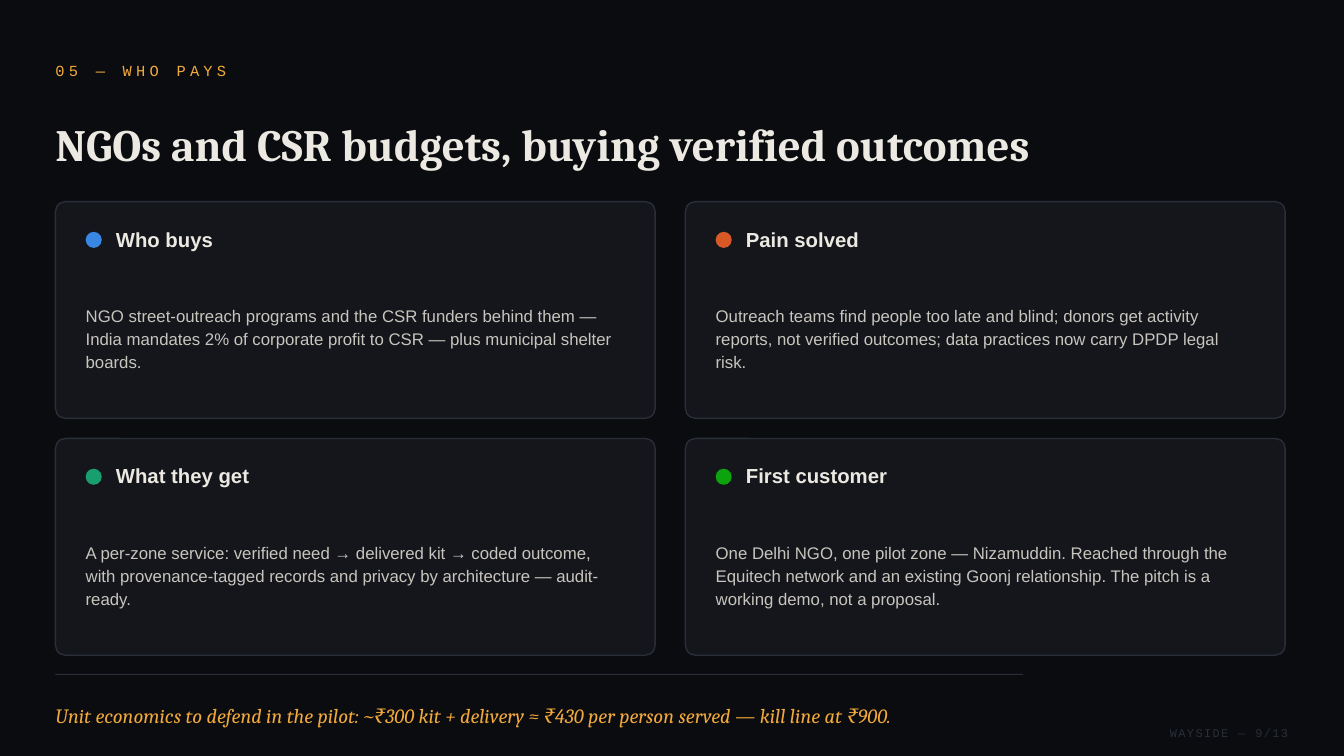
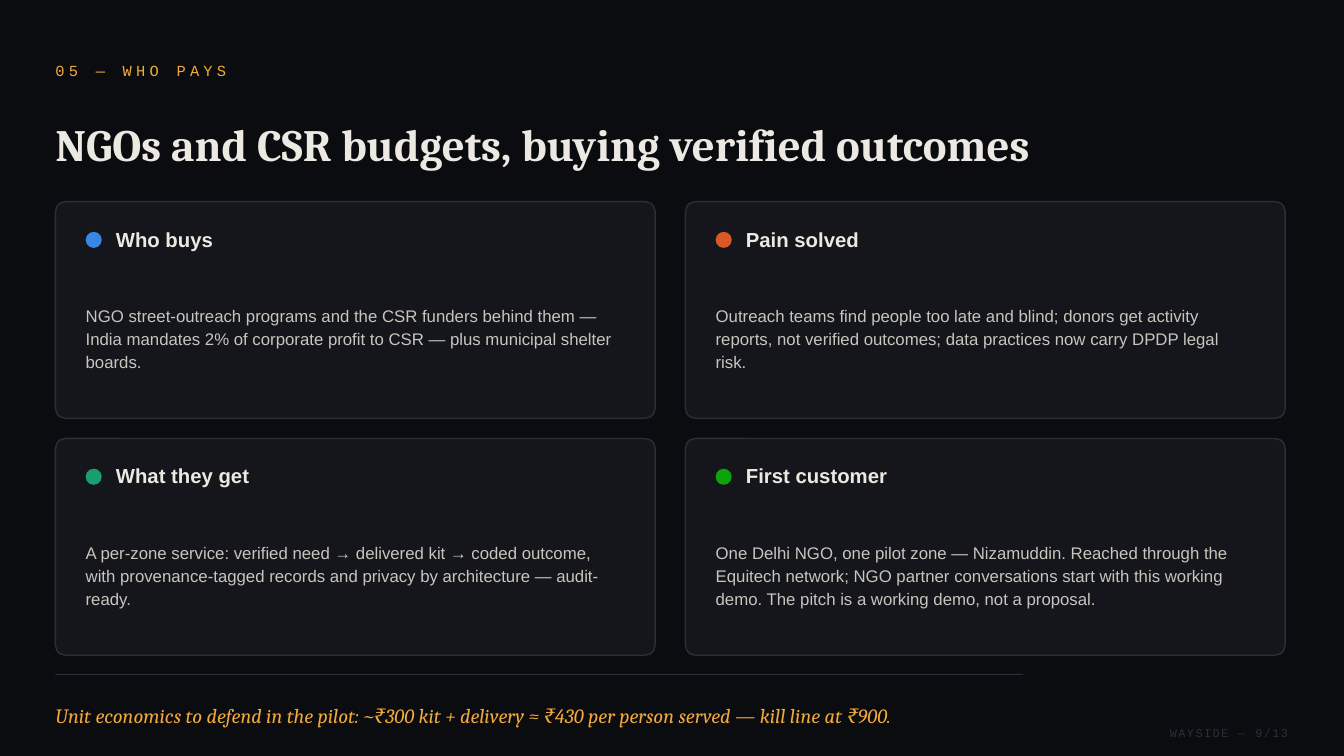
Before and after one commit to Rustom1234/register, a slide deck: slide 9 of research/pitch/wayside-kxic-pitch.pptx. Drawn at 1344x756 pixels with LibreOffice and Linux fonts; fonts in the diff are those of the drawing. Boxes give left, top, right and bottom in pixels: in the first picture for what was removed or moved away, otherwise in the second. Text is boxed around its words. In the diff, an @@ line names an element or a change of style, - is before the commit and + after.

```diff
--- a/research/pitch/wayside-kxic-pitch.pptx
+++ b/research/pitch/wayside-kxic-pitch.pptx
@@ text at [716,547,1227,609]: text changed @@
-One Delhi NGO, one pilot zone — Nizamuddin. Reached through the Equitech network and an existing Goonj relationship. The pitch is a working demo, not a proposal.
+One Delhi NGO, one pilot zone — Nizamuddin. Reached through the Equitech network; NGO partner conversations start with this working demo. The pitch is a working demo, not a proposal.
```
Also in this commit, not shown: 21 other files.
